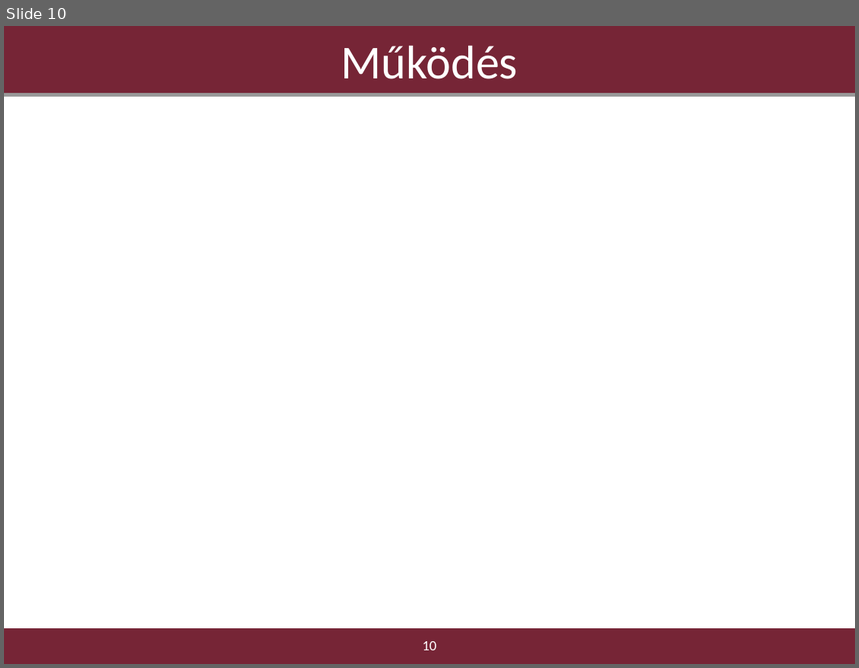
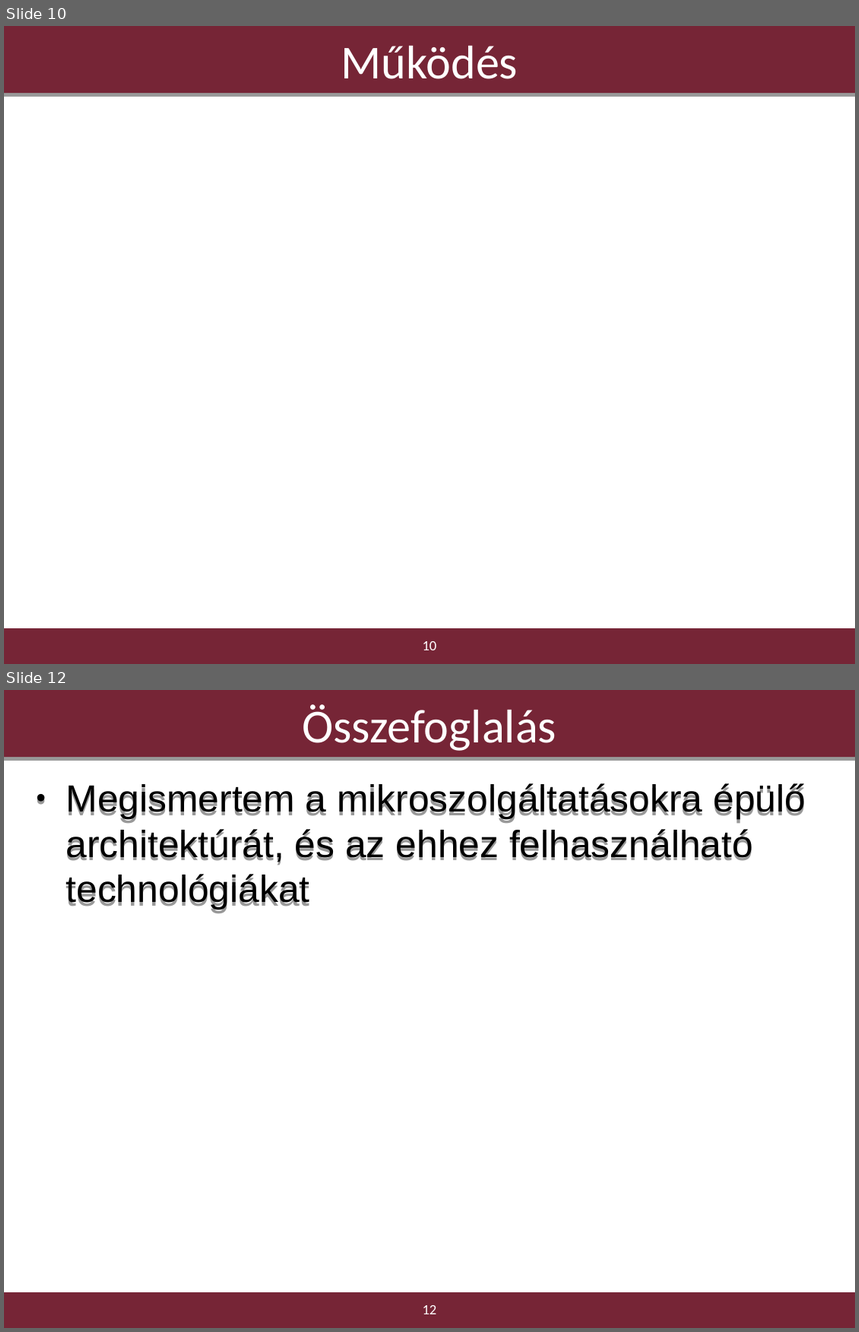
Before and after one commit to borlayda/dipterv2016-microservice, a slide deck: diplomaterv-cykkop.odp. Shown one above the other, each under a label of ours: slide 10 before the commit, slides 10 and 12 after it; the slides between them are not shown. The pictures are 859x668 and 859x1332 pixels, drawn with LibreOffice and Linux fonts; fonts in the diff are those of the drawing; background and template pictures are left out. Boxes give left, top, right and bottom in pixels: in the first picture for what was removed or moved away, otherwise in the second. Text is boxed around its words. In the diff, an @@ line names an element or a change of style, - is before the commit and + after.

Commit message:
Add one more

```diff
--- a/diplomaterv-cykkop.odp
+++ b/diplomaterv-cykkop.odp
@@ slide 12 added at box(4, 690, 855, 1328), background #FFFFFF; not listed: 1 template element that a slide beside it also shows @@
@@ title added at box(4, 690, 855, 757), fill #762536, 40 pt, text #FFFFFF @@
+Összefoglalás
@@ text added at box(66, 783, 806, 910), 32 pt, text #000000 @@
+● Megismertem a mikroszolgáltatásokra épülő architektúrát, és az ehhez felhasználható technológiákat
@@ page number added at box(423, 1306, 437, 1315), 12 pt, text #FFFFFF @@
+12
```
Also in this commit, not shown: 1 slide changed, 1 slide removed.
